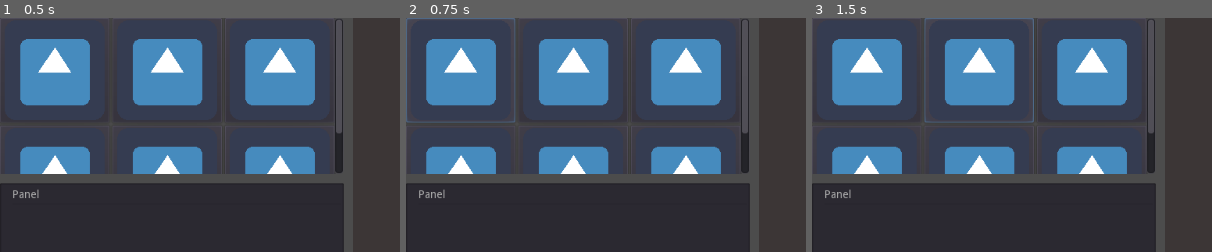
Above: before the commit, frames 1-3 (left to right).
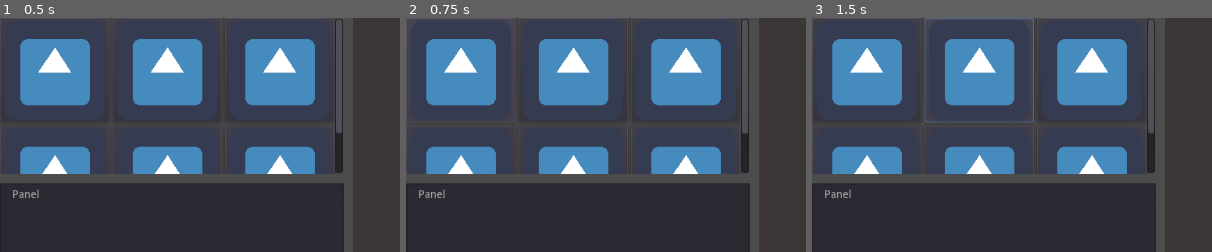
Above: after the commit, the same moments.

Repository: CallmeSam/GodotForCocostudio
Game: Godot game, scene res://Main.tscn
The game is run twice, just before and just after one commit, with the same random seed, the same clock (stepped at 60 frames per second) and the same inputs. The engine's default icon, where the game draws it, is replaced by a stand-in: a white triangle on a blue panel in a dark square.
Inputs (mouse positions are % of the whole screen's width and height, from its top left):
- Up to frame 1 (0.5 s): no input
- Up to frame 2 (0.75 s): click (7, 11) at 0.52 s
- Up to frame 3 (1.5 s): click (21, 11) at 1.27 s
The pictures show only the part of the screen within x 0-50%, y 0-50%; the shares and areas given below are measured in that part.

Frame 1 is identical in both runs. In frame 2, 0.3% of the frame differs, in the area x 0-28%, y 0-45%; in frame 3, nothing differs.

Commit message:
rename ok

Diff:
--- a/GodotProjects/Main.gd
+++ b/GodotProjects/Main.gd
@@ -1,68 +1,49 @@
 extends Control
 
 onready var tree = $MainHSplit/LeftContent/Content
-onready var canvas = $MainHSplit/Canvas
+onready var panel = $MainHSplit/Canvas/Panel
 enum NodeType {Node, Sprite}
-var curType = null
-var nodeSelected = null
-var itemSelected: TreeItem
 var nodeIndex = 0
 
 var tex = preload("res://icon.png")
 var originName : String
 # Called when the node enters the scene tree for the first time.
 func _ready():
+	tree.select_mode = Tree.SELECT_MULTI
 	var item = tree.create_item()
 	item.set_text(0, "Panel")
-	itemSelected = item
-	nodeSelected = canvas.get_node("Panel")
+	item.set_editable(0, true)
+	item.set_metadata(0, panel.get_path())
 
-func _on_Node_button_down():
-	curType = NodeType.Node
+func _on_Node_button_up():
+	var select = tree.get_selected()
+	if not select:
+		return
 
 
-func _on_Node_button_up():
-	var panel = canvas.get_node("Panel")
 	var pos = panel.get_local_mouse_position()
 	if panel.get_rect().has_point(pos):
 		var node = ColorRect.new()
-		nodeSelected.add_child(node)
 		node.set_size(Vector2(10, 10))
 		node.set_frame_color(Color(1, 1, 1, 1))
 		node.set_position(pos)
+		get_node(select.get_metadata(0)).add_child(node)
 		node.name = 'Node_%d' % nodeIndex
 		nodeIndex = nodeIndex + 1
 
-		var item = tree.create_item(itemSelected)
+		var item = tree.create_item(select)
 		item.set_text(0, node.name)
-
-	curType = null
-	pass # Replace with function body.
-
-func _on_Content_cell_selected():
-	var item = tree.get_selected()
-	itemSelected = item
-	nodeSelected = getSelectedNode()
-
-func _on_Content_item_activated():
-	itemSelected.set_editable(0, true)
+		item.set_metadata(0, node.get_path())
+		item.set_editable(0, true)
 
 func _on_Content_item_edited():
-	var curText = itemSelected.get_text(0)
-	nodeSelected.name = curText
+	var select = tree.get_selected()
+	var curText = select.get_text(0)
+	var node = get_node(select.get_metadata(0))
+	node.name = curText
 
-func getSelectedNode():
-	if itemSelected:
-		var path = getPathFromSelectedItem(itemSelected, "")
-		return canvas.get_node(path)
-
-func getPathFromSelectedItem(item, path):
-	if path.empty() :
-		path = item.get_text(0)
-	else:
-		path = "%s/%s" % [item.get_text(0), path]
-
-	if item.get_parent() :
-		return getPathFromSelectedItem(item.get_parent(), path)
-	else:
-		return path
+func _on_Content_nothing_selected():
+	var select = tree.get_selected()
+	if select:
+		var column = tree.get_selected_column()
+		select.deselect(0)
--- a/GodotProjects/Main.tscn
+++ b/GodotProjects/Main.tscn
@@ -1,7 +1,11 @@
-[gd_scene load_steps=3 format=2]
+[gd_scene load_steps=5 format=2]
 
 [ext_resource path="res://icon.png" type="Texture" id=1]
 [ext_resource path="res://Main.gd" type="Script" id=2]
+
+[sub_resource type="StyleBoxEmpty" id=1]
+
+[sub_resource type="StyleBoxEmpty" id=2]
 
 [node name="Control" type="Control"]
 anchor_right = 1.0
@@ -42,6 +46,7 @@
 [node name="Node" type="Button" parent="MainHSplit/LeftContent/ScrollContainer/Container/Container1"]
 margin_right = 140.0
 margin_bottom = 134.0
+custom_styles/focus = SubResource( 1 )
 icon = ExtResource( 1 )
 
 [node name="Sprite" type="Button" parent="MainHSplit/LeftContent/ScrollContainer/Container/Container1"]
@@ -79,9 +84,13 @@
 icon = ExtResource( 1 )
 
 [node name="Content" type="Tree" parent="MainHSplit/LeftContent"]
+anchor_left = -0.00227273
+anchor_right = -0.00227273
 margin_top = 212.0
 margin_right = 440.0
 margin_bottom = 600.0
+custom_styles/cursor = SubResource( 2 )
+allow_reselect = true
 
 [node name="Canvas" type="VSplitContainer" parent="MainHSplit"]
 margin_left = 452.0
@@ -92,8 +101,6 @@
 margin_right = 572.0
 margin_bottom = 600.0
 color = Color( 0.239216, 0.215686, 0.215686, 1 )
-[connection signal="button_down" from="MainHSplit/LeftContent/ScrollContainer/Container/Container1/Node" to="." method="_on_Node_button_down"]
 [connection signal="button_up" from="MainHSplit/LeftContent/ScrollContainer/Container/Container1/Node" to="." method="_on_Node_button_up"]
-[connection signal="cell_selected" from="MainHSplit/LeftContent/Content" to="." method="_on_Content_cell_selected"]
-[connection signal="item_activated" from="MainHSplit/LeftContent/Content" to="." method="_on_Content_item_activated"]
 [connection signal="item_edited" from="MainHSplit/LeftContent/Content" to="." method="_on_Content_item_edited"]
+[connection signal="nothing_selected" from="MainHSplit/LeftContent/Content" to="." method="_on_Content_nothing_selected"]
